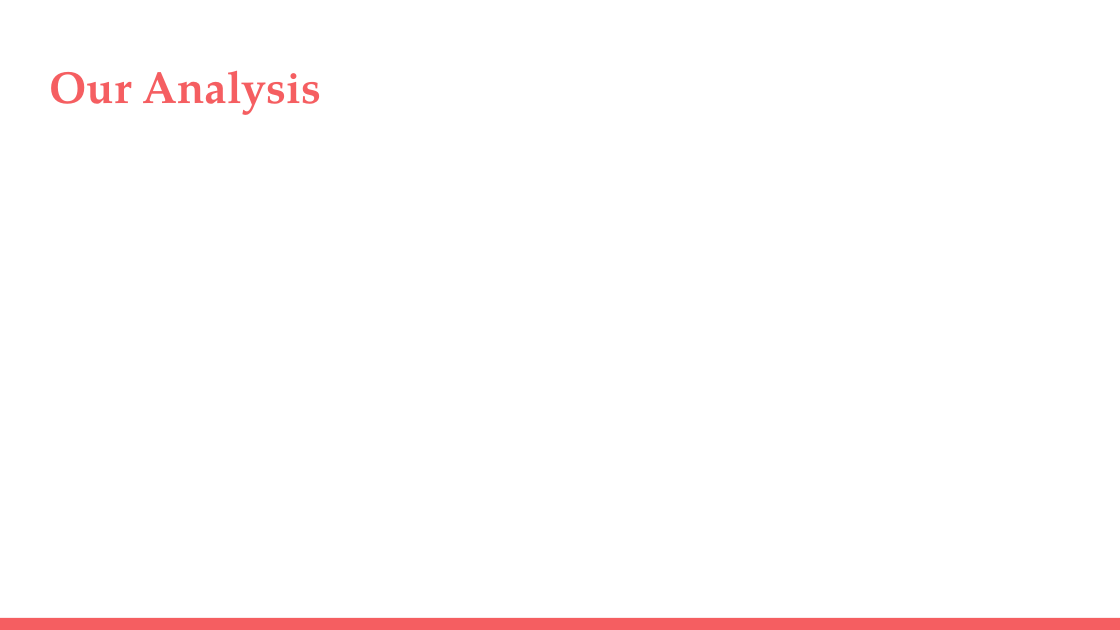
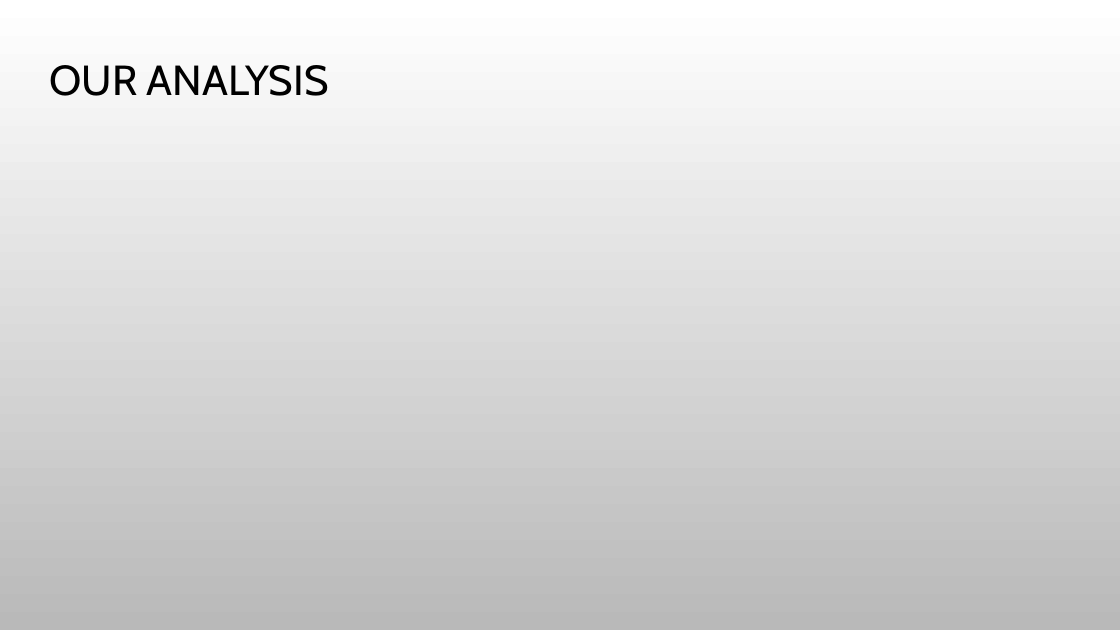
Before and after one commit to Almandiro/Rutgers_DS_Project_1, a slide deck: slide 7 of Correlative Signs of Atrial Fibrallation.pptx. Drawn at 1120x630 pixels with LibreOffice and Linux fonts; fonts in the diff are those of the drawing; background and template pictures are left out. Boxes give left, top, right and bottom in pixels: in the first picture for what was removed or moved away, otherwise in the second. Text is boxed around its words. In the diff, an @@ line names an element or a change of style, - is before the commit and + after.

```diff
--- a/Correlative Signs of Atrial Fibrallation.pptx
+++ b/Correlative Signs of Atrial Fibrallation.pptx
@@ background #FFFFFF to picture (left out) @@
@@ title at bbox=[49, 65, 329, 96]: text changed; size 28.8 to 27 pt; font TeX Gyre Pagella to Cabin; text colour #F55E61 to #000000; bold off @@
-Our Analysis
+OUR ANALYSIS
@@ rectangle removed at bbox=[0, 618, 1120, 630] @@
```
Also in this commit, not shown: 7 other slides changed.
